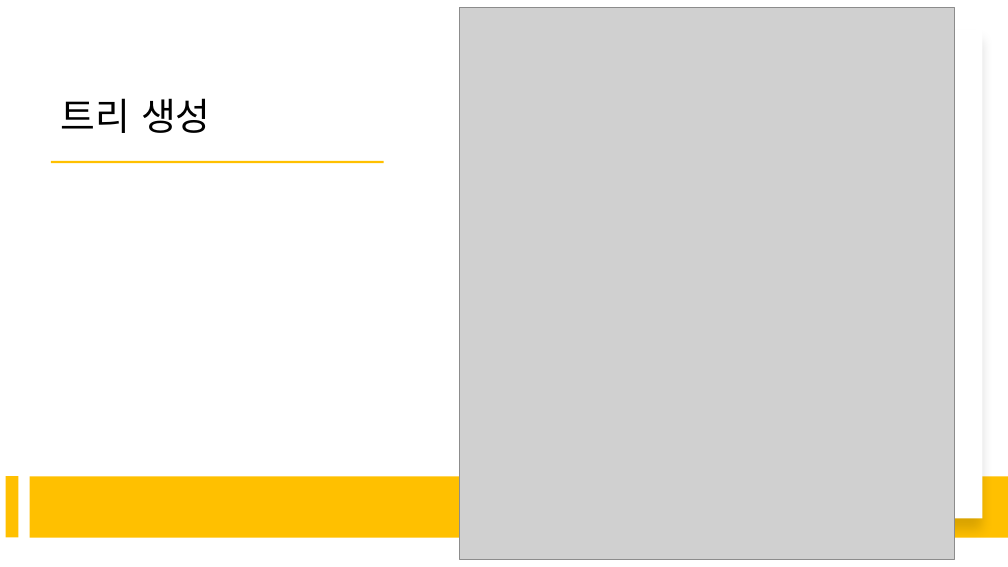
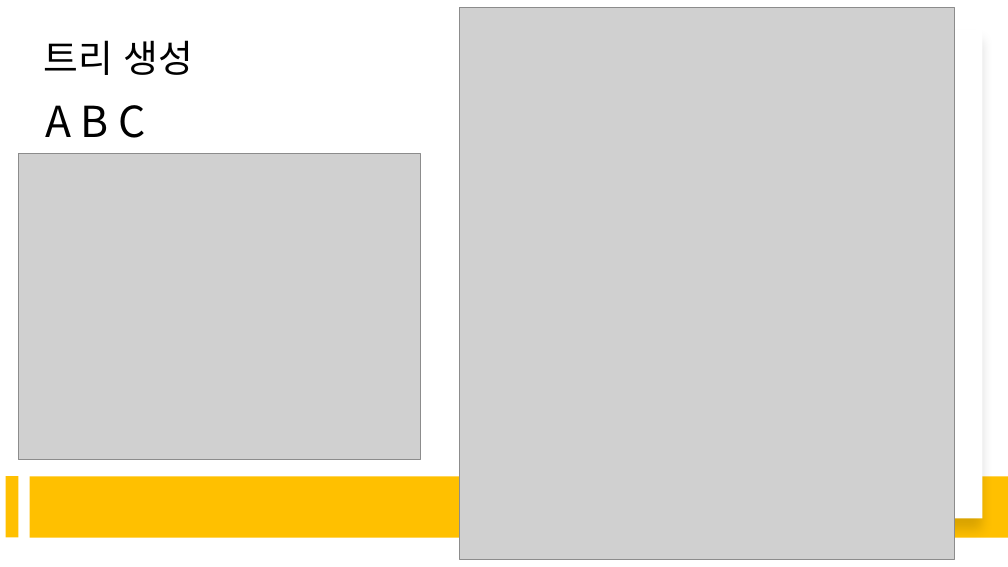
Before and after one commit to wogud1220/Bae-joonHub-, a slide deck: slide 10 of SCV/S1_1991_트리순회.pptx (slide 7 before the commit). Drawn at 1008x567 pixels with LibreOffice and Linux fonts; fonts in the diff are those of the drawing; grey boxes stand for pictures. Boxes give left, top, right and bottom in pixels: in the first picture for what was removed or moved away, otherwise in the second. Text is boxed around its words. In the diff, an @@ line names an element or a change of style, - is before the commit and + after.

Commit message:
S1_트리순회

```diff
--- a/SCV/S1_1991_트리순회.pptx
+++ b/SCV/S1_1991_트리순회.pptx
@@ title "트리 생성" moved from (x1=61, y1=98, x2=211, y2=133) to (x1=44, y1=40, x2=194, y2=75) @@
@@ text added at (x1=45, y1=105, x2=145, y2=138), 40.7 pt, text #000000 @@
+A B C
@@ picture added at (x1=18, y1=154, x2=420, y2=460) @@
@@ rectangle removed at (x1=51, y1=161, x2=383, y2=163) @@
```
Also in this commit, not shown: 1 other slide changed, 1 slide added.
